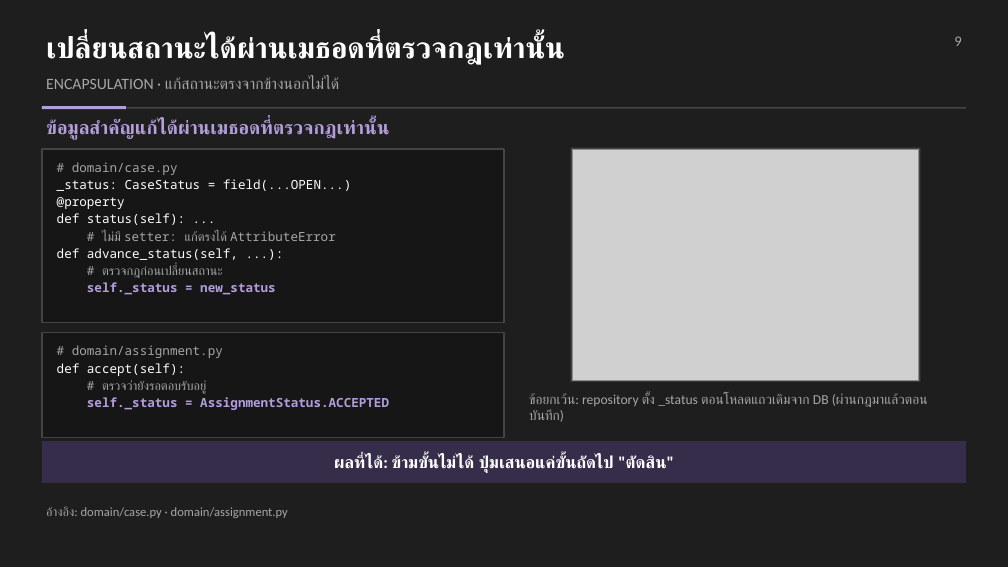
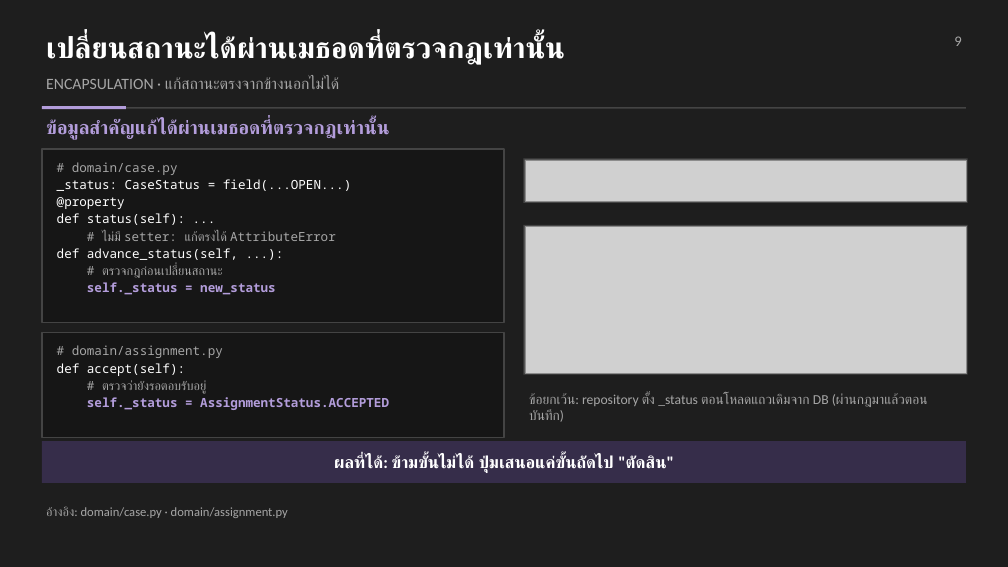
Before and after one commit to Maythane/Law-Firm-Project, a slide deck: slide 9 of docs/slides/LawFirm_Presentation.pptx. Drawn at 1008x567 pixels with LibreOffice and Linux fonts; fonts in the diff are those of the drawing; grey boxes stand for pictures. Boxes give left, top, right and bottom in pixels: in the first picture for what was removed or moved away, otherwise in the second. Text is boxed around its words. In the diff, an @@ line names an element or a change of style, - is before the commit and + after.

```diff
--- a/docs/slides/LawFirm_Presentation.pptx
+++ b/docs/slides/LawFirm_Presentation.pptx
@@ rectangle: place and size @@
-rectangle at (571, 147, 921, 382)
+rectangle at (523, 158, 968, 203)
@@ picture added at (525, 160, 966, 202) @@
@@ rectangle added at (523, 225, 968, 374), fill #444444 @@
@@ picture: place and size @@
-picture at (572, 149, 920, 380)
+picture at (525, 226, 966, 373)
```
Also in this commit, not shown: 1 other slide changed, 7 other files.
